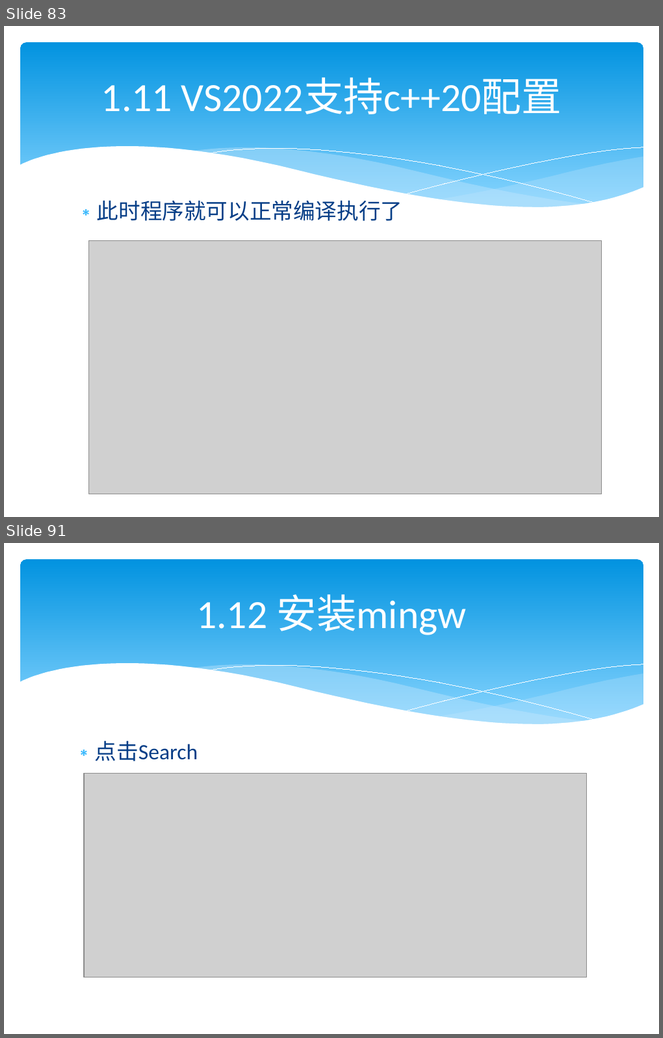
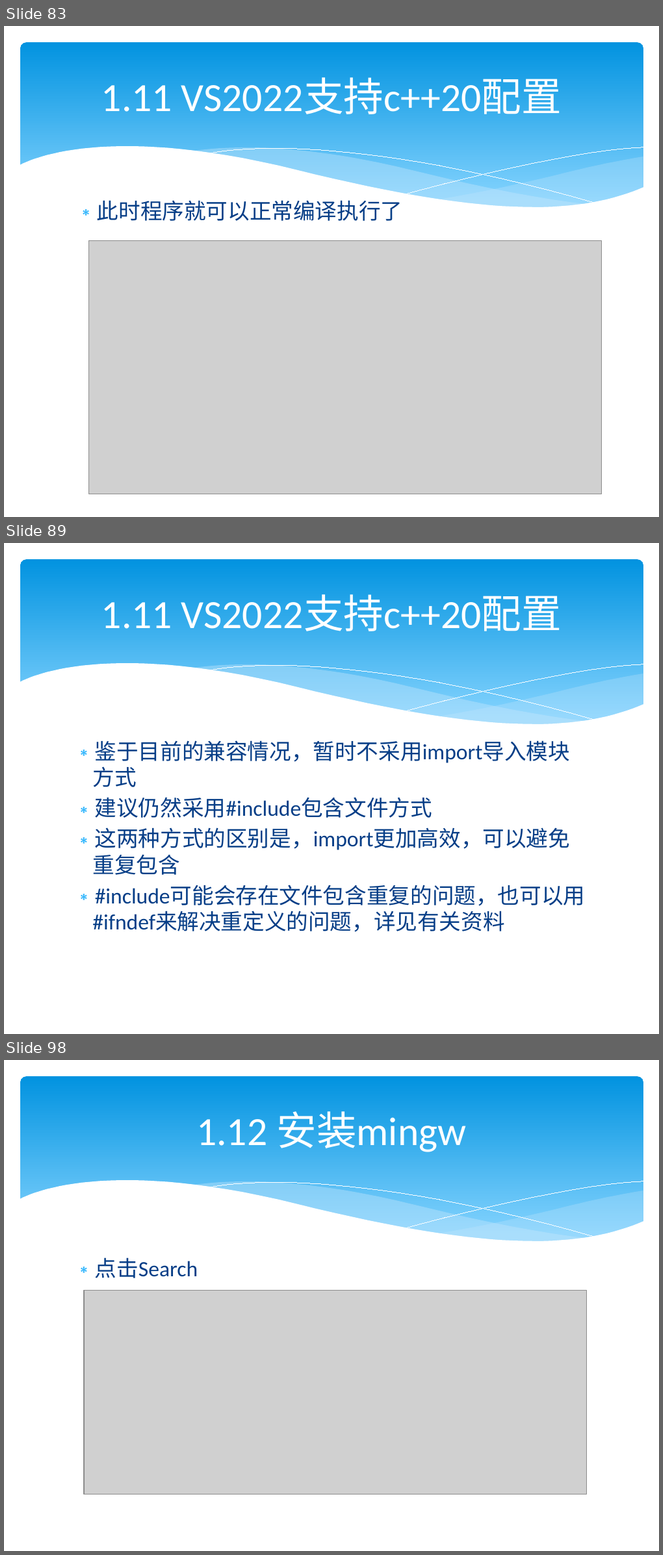
Before and after one commit to lamplight8/cpp, a slide deck: ppt/ch01_绪论_3.pptx. Shown one above the other, each under a label of ours: slides 83 and 91 before the commit, slides 83, 89 and 98 after it; the slides between them are not shown. The pictures are 663x1038 and 663x1555 pixels, drawn with LibreOffice and Linux fonts; fonts in the diff are those of the drawing; grey boxes stand for pictures. Boxes give left, top, right and bottom in pixels: in the first picture for what was removed or moved away, otherwise in the second. Text is boxed around its words. In the diff, an @@ line names an element or a change of style, - is before the commit and + after.

```diff
--- a/ppt/ch01_绪论_3.pptx
+++ b/ppt/ch01_绪论_3.pptx
@@ slide 89 added at [4,543,659,1034], background #FFFFFF; not listed: 6 template elements that a slide beside it also shows @@
@@ title added at [102,594,562,631], 44 pt, text #FFFFFF @@
+1.11 VS2022支持c++20配置
@@ text added at [92,741,585,932], 24 pt, text #073E87 @@
+∗ 鉴于目前的兼容情况，暂时不采用import导入模块方式
+∗ 建议仍然采用#include包含文件方式
+∗ 这两种方式的区别是，import更加高效，可以避免重复包含
+∗ #include可能会存在文件包含重复的问题，也可以用#ifndef来解决重定义的问题，详见有关资料
@@ what was slide 91 is now slide 98 @@
```
Also in this commit, not shown: 14 slides changed, 10 other slides added, 1 other file.
